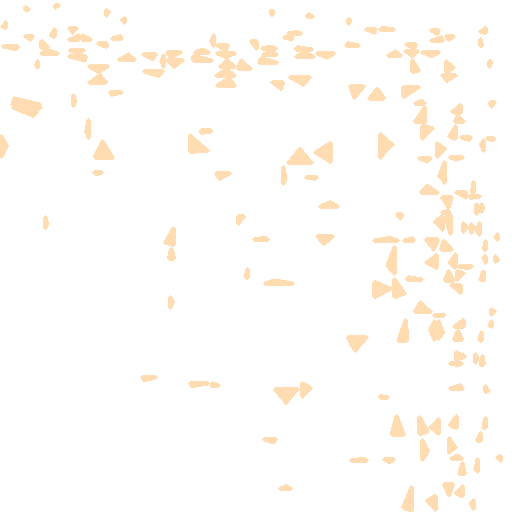
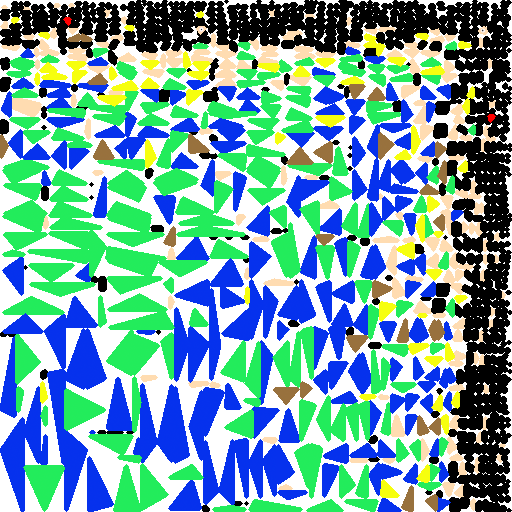
Layers edited between the first and the second 512x512 image:
removed layer "Pasted Layer" over [0, 3, 503, 512]
added layer "Eyes" above "Mouth" over [196, 26, 486, 35]
added layer "Mouth" above "Hair" over [63, 17, 496, 123]
added layer "Hair" above "Collar" over [0, 33, 447, 512]
added layer "Collar" above "Hair #2" over [11, 11, 475, 498]
added layer "Hair #2" above "Shirt" over [2, 88, 426, 485]
added layer "Shirt" above "trousers" over [2, 41, 476, 512]
added layer "trousers" above "boot" over [0, 46, 464, 512]
added layer "boot" above "Hair #1" over [0, 0, 512, 512]
added layer "Hair #1" above "skin" over [1, 3, 506, 511]
added layer "skin" over [0, 3, 503, 512]
